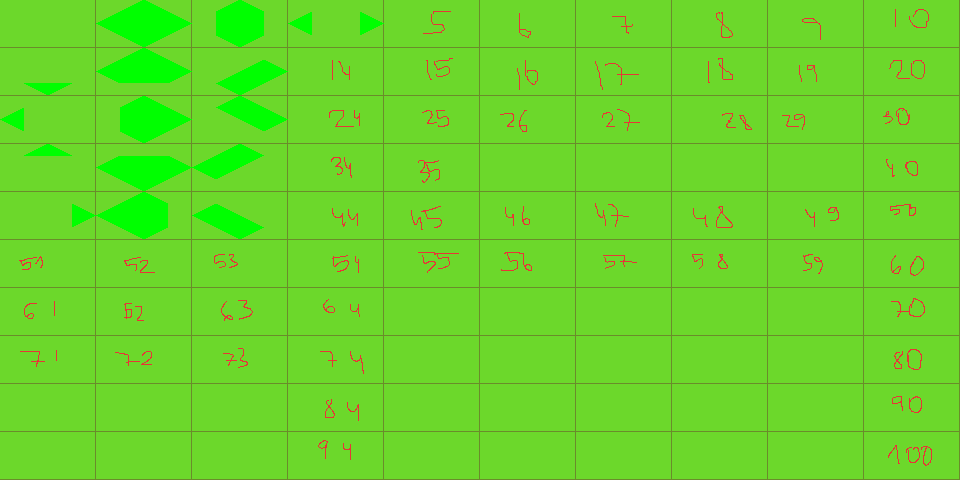
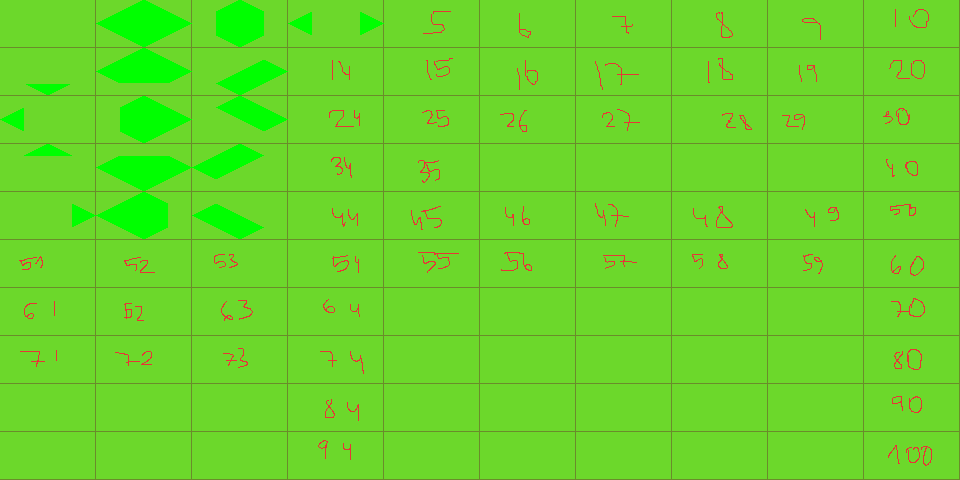
Revision of a layered 960px x 480px image; what changed, layer by layer:
painted on "bb" over box(24, 83, 72, 84)
